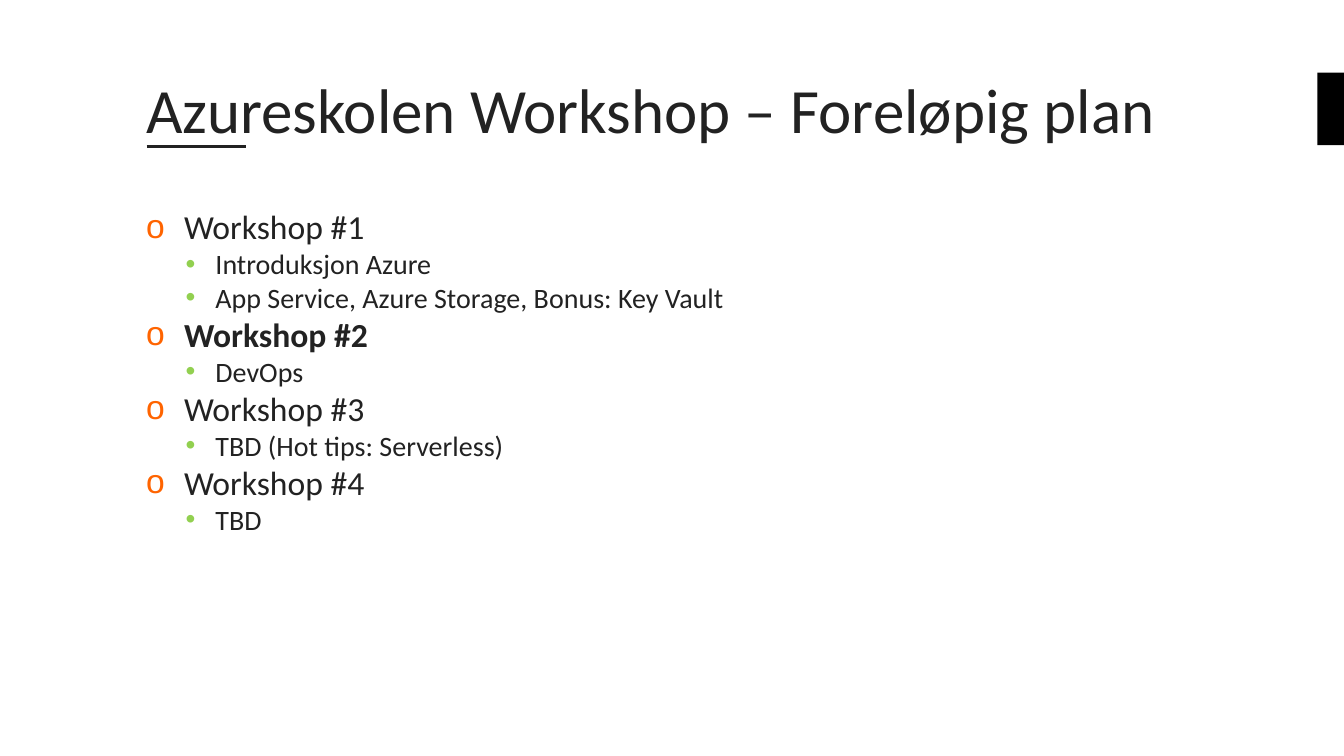
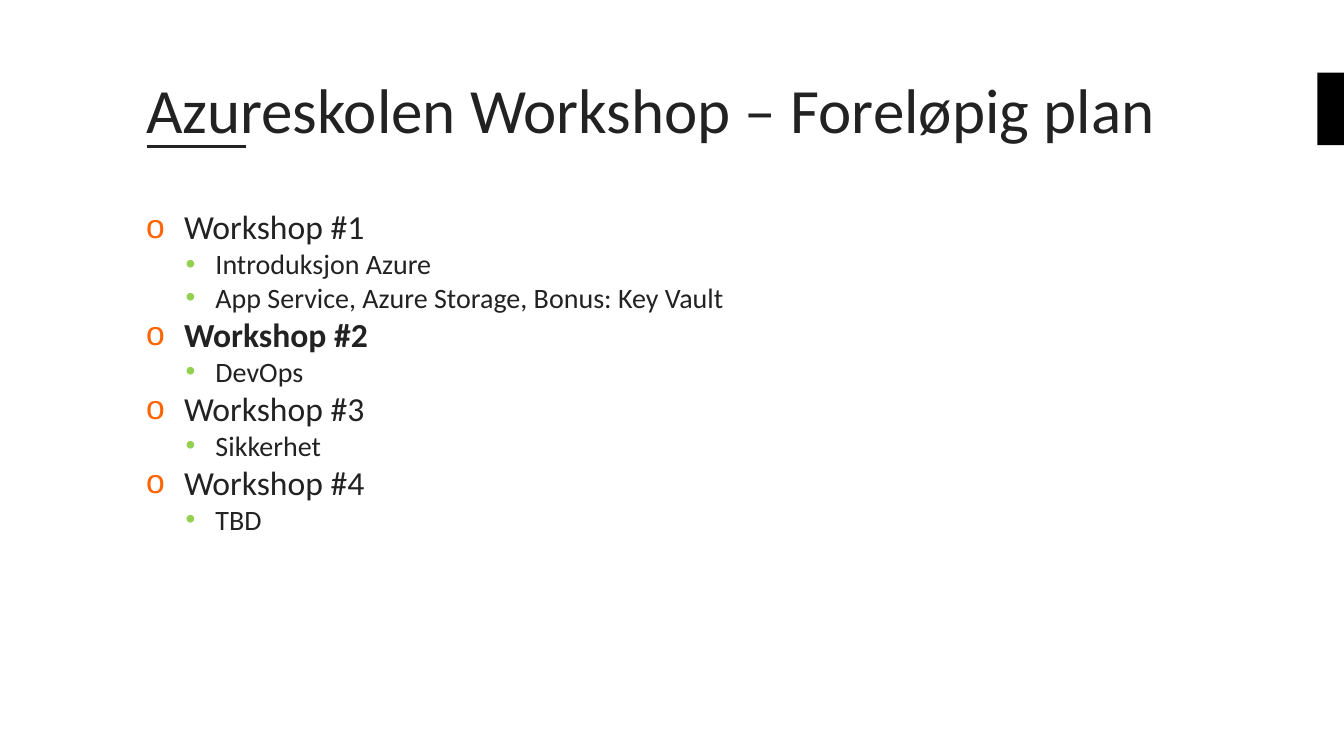
Before and after one commit to bouvet/azure-workshops, a slide deck: slide 3 of Workshop_2/Presentasjon/Azureskolen-Workshop#2.pptx. Drawn at 1344x756 pixels with LibreOffice and Linux fonts; fonts in the diff are those of the drawing; background and template pictures are left out. Boxes give left, top, right and bottom in pixels: in the first picture for what was removed or moved away, otherwise in the second. Text is boxed around its words. In the diff, an @@ line names an element or a change of style, - is before the commit and + after.

```diff
--- a/Workshop_2/Presentasjon/Azureskolen-Workshop#2.pptx
+++ b/Workshop_2/Presentasjon/Azureskolen-Workshop#2.pptx
@@ text at (215,436,320,456): text changed @@
-  • TBD (Hot tips: Serverless)
+  • Sikkerhet
```
Also in this commit, not shown: 10 other slides changed, 3 slides added, 1 slide removed, 2 other files.
